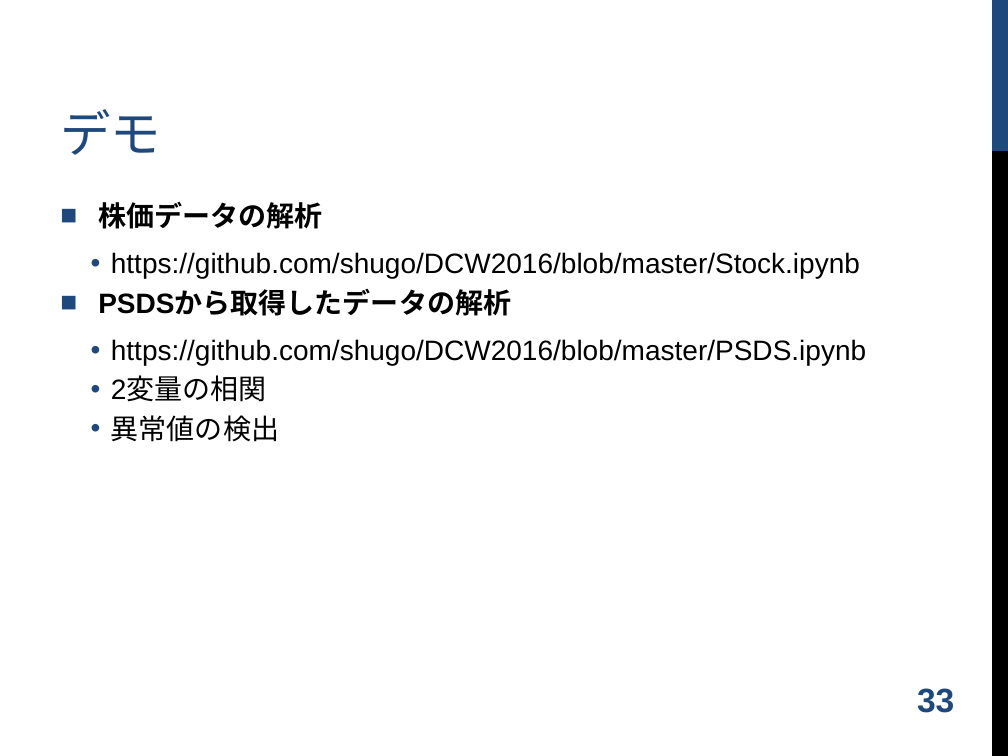
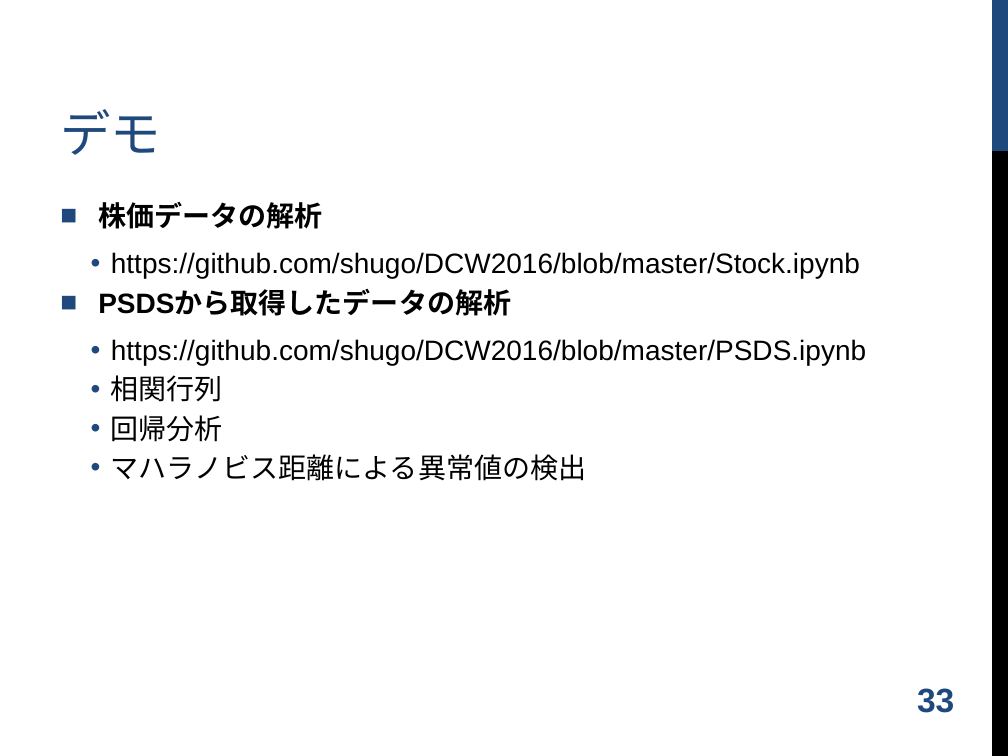
Before and after one commit to shugo/DCW2016, a slide deck: slide 34 of ruby_data_analysis.pptx. Drawn at 1008x756 pixels with LibreOffice and Linux fonts; fonts in the diff are those of the drawing; background and template pictures are left out. Boxes give left, top, right and bottom in pixels: in the first picture for what was removed or moved away, otherwise in the second. Text is boxed around its words. In the diff, an @@ line names an element or a change of style, - is before the commit and + after.

```diff
--- a/ruby_data_analysis.pptx
+++ b/ruby_data_analysis.pptx
@@ text at <box>111,375,586,481</box>: text changed @@
-  • 2変量の相関
-  • 異常値の検出
+  • 相関行列
+  • 回帰分析
+  • マハラノビス距離による異常値の検出
```
Also in this commit, not shown: 1 other file.
